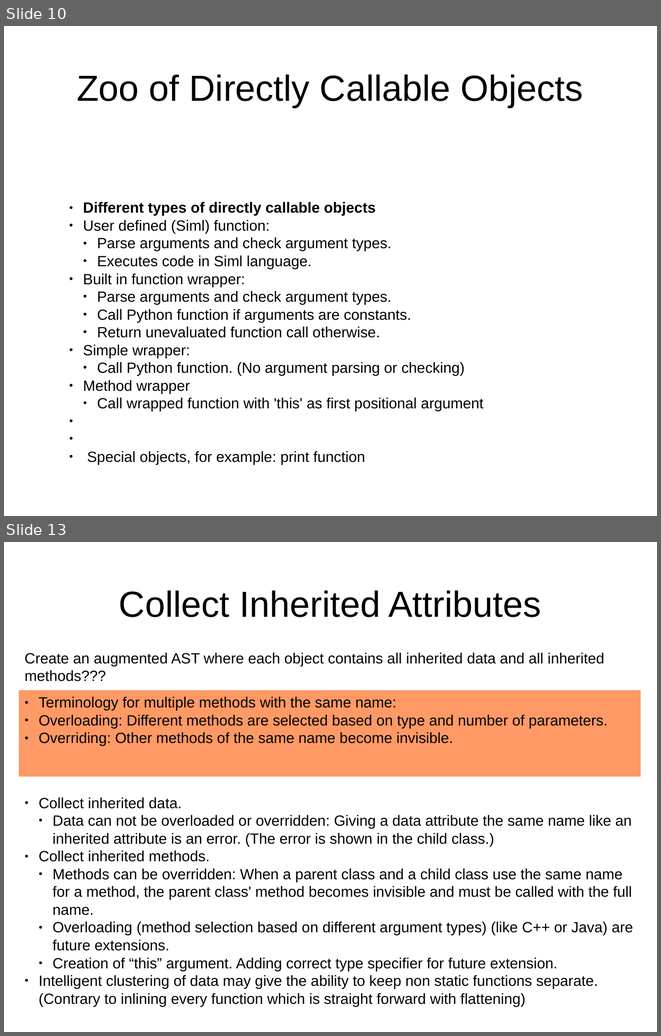
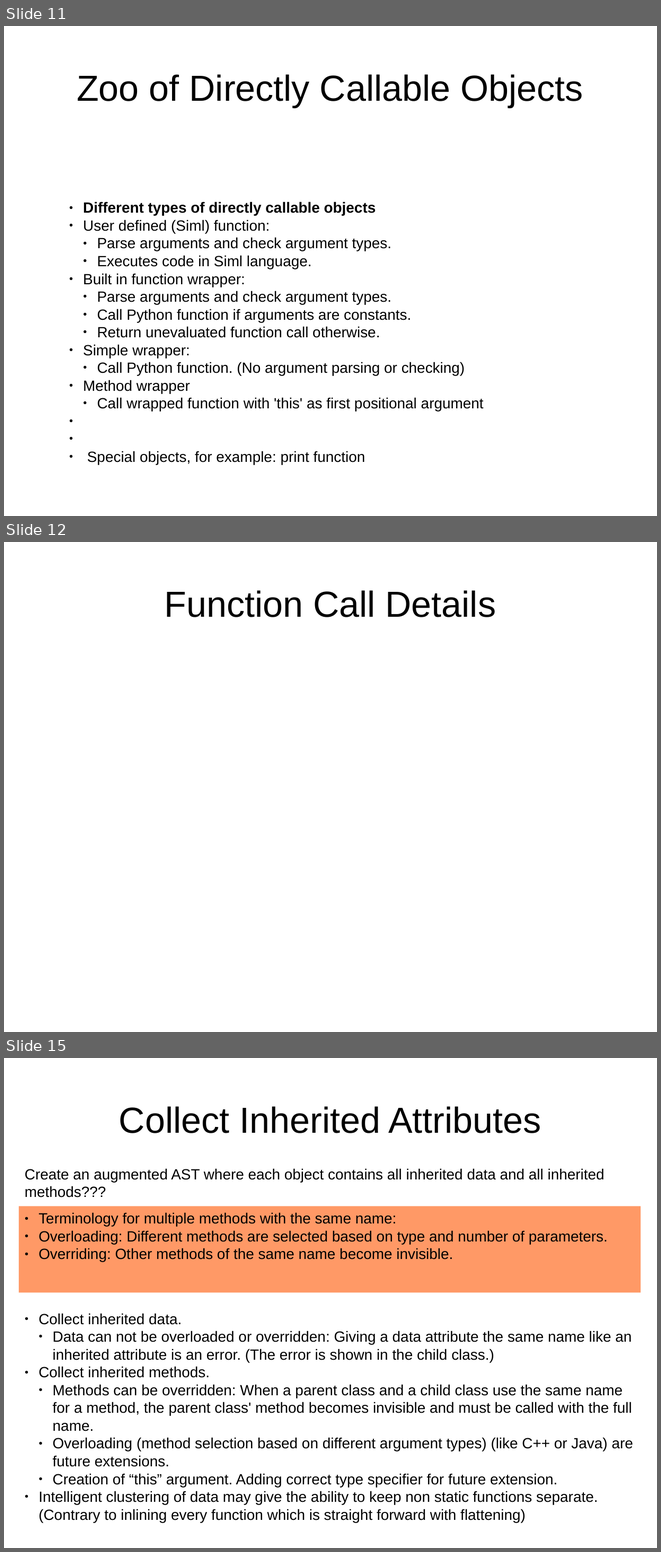
Before and after one commit to eike-welk/freeode, a slide deck: freeode_py/SIML Compiler Outline.odp. Shown one above the other, each under a label of ours: slides 10 and 13 before the commit, slides 11, 12 and 15 after it; the slides between them are not shown. The pictures are 661x1036 and 661x1552 pixels, drawn with LibreOffice and Linux fonts; fonts in the diff are those of the drawing. Boxes give left, top, right and bottom in pixels: in the first picture for what was removed or moved away, otherwise in the second. Text is boxed around its words. In the diff, an @@ line names an element or a change of style, - is before the commit and + after.

Commit message:
Some preparations for big function definition change. --------- All tests pass in this revision -----------
Much breakage expected in later revisions.

```diff
--- a/freeode_py/SIML Compiler Outline.odp
+++ b/freeode_py/SIML Compiler Outline.odp
@@ slide 12 added at (4,542,657,1032), background #FFFFFF @@
@@ title added at (165,590,496,617), 44 pt, text #000000 @@
+Function Call Details
@@ what was slide 10 is now slide 11 @@
@@ what was slide 13 is now slide 15 @@
```
Also in this commit, not shown: 5 slides changed, 1 other slide added, 4 other files.
